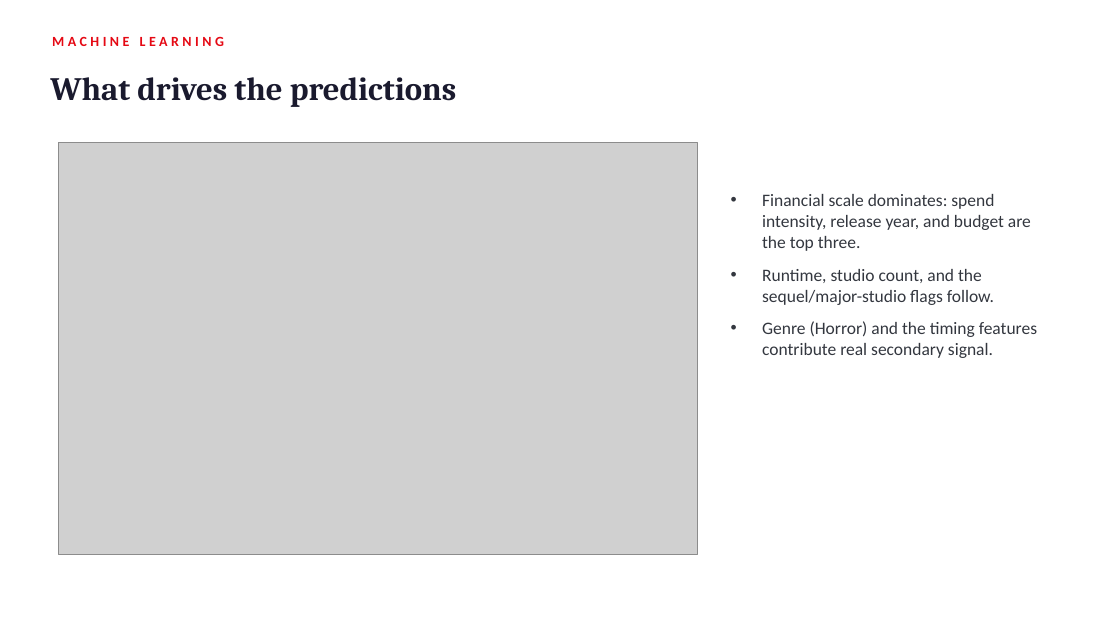
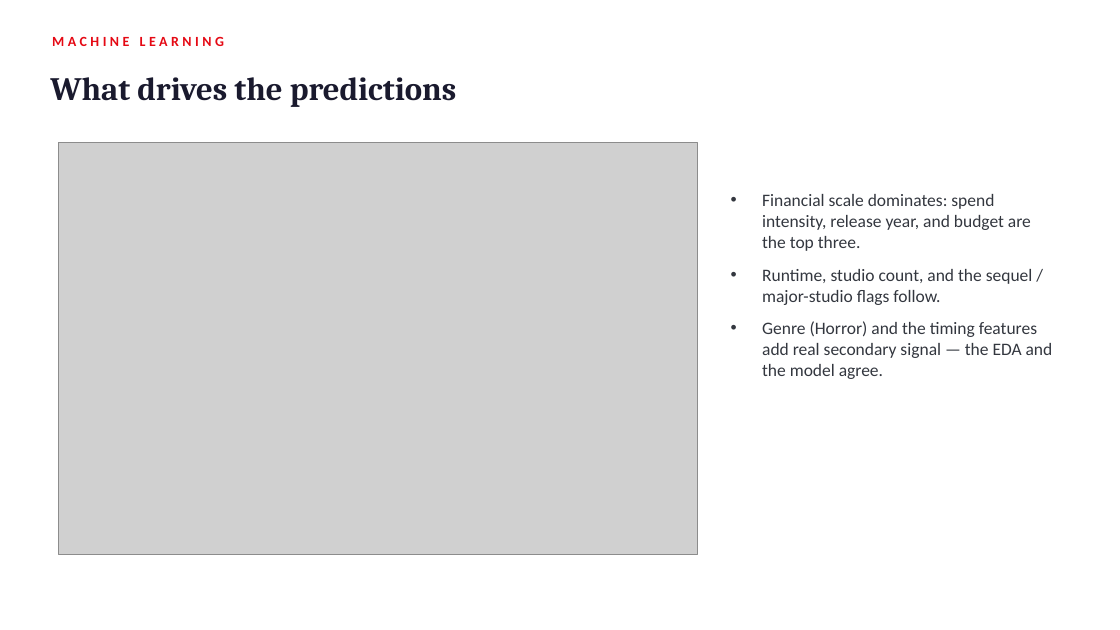
Before and after one commit to bdspeicher12/UMBC-DATA606-Capstone, a slide deck: slide 12 of docs/final_presentation.pptx (slide 13 before the commit). Drawn at 1120x630 pixels with LibreOffice and Linux fonts; fonts in the diff are those of the drawing; grey boxes stand for pictures. Boxes give left, top, right and bottom in pixels: in the first picture for what was removed or moved away, otherwise in the second. Text is boxed around its words. In the diff, an @@ line names an element or a change of style, - is before the commit and + after.

```diff
--- a/docs/final_presentation.pptx
+++ b/docs/final_presentation.pptx
@@ text at (x1=762, y1=269, x2=1053, y2=379): text changed @@
-• Runtime, studio count, and the sequel/major-studio flags follow.
-• Genre (Horror) and the timing features contribute real secondary signal.
+• Runtime, studio count, and the sequel / major-studio flags follow.
+• Genre (Horror) and the timing features add real secondary signal — the EDA and the model agree.
```
Also in this commit, not shown: 8 other slides changed, 4 slides added, 4 slides removed, 2 other files.
